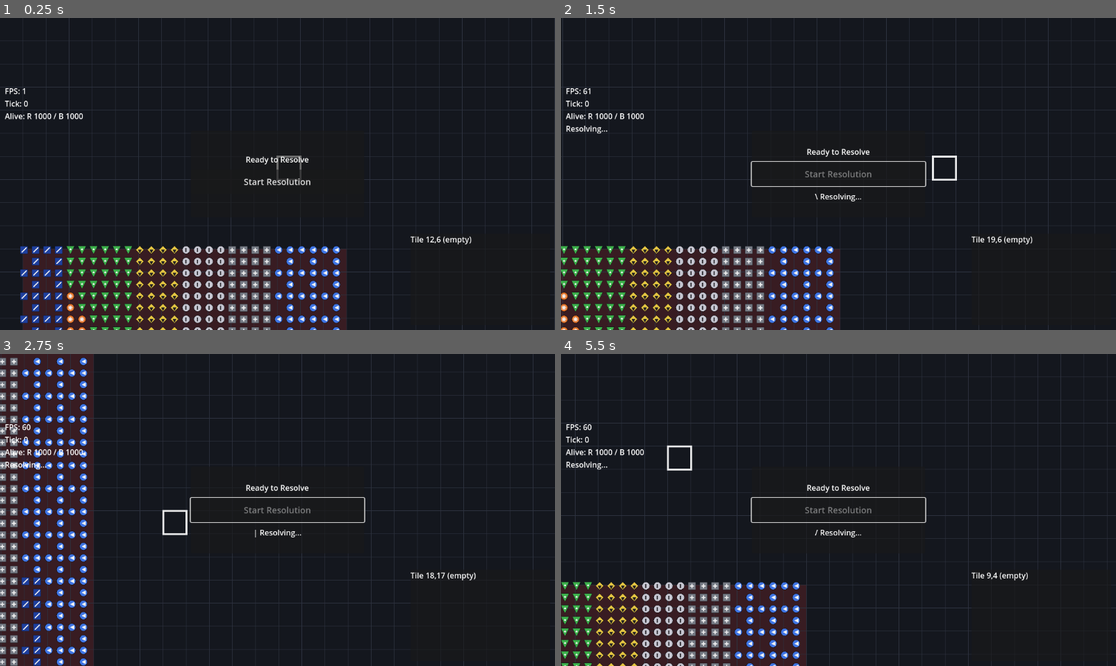
Above: before the commit, frames 1-4 (two rows, left to right).
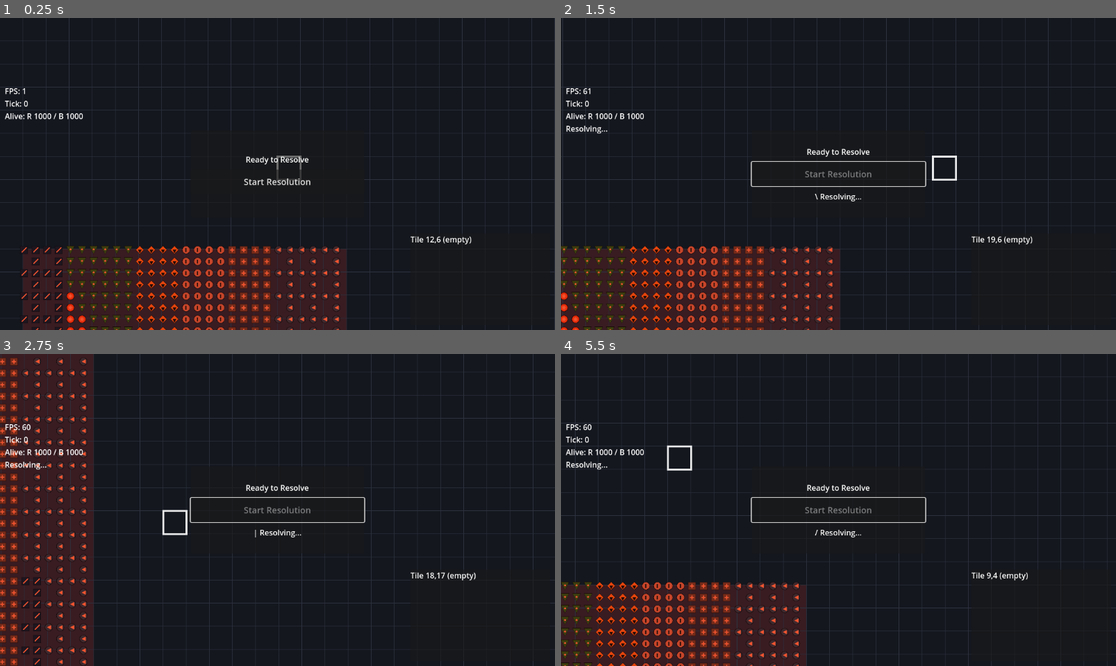
Above: after the commit, the same moments.

Repository: saykrikan-krap/battle-prototype-scale-test-godot
Game: Godot game, scene res://scenes/Main.tscn
Same seed, same stepped clock (60 frames per second), same inputs: the game is played once before the commit and once after it.
Inputs (mouse positions are in pixels of both pictures, inside the frame that each line leads up to):
- Up to frame 1 (0.25 s): no input
- Up to frame 2 (1.5 s): click "Start Resolution" at 0.5 s; tap Enter at 1.25 s; move the mouse to (960, 158) at 1.27 s; hold D from 1.28 s (still down); click (960, 158) at 1.42 s
- Up to frame 3 (2.75 s): tap Space at 1.52, 2.27 s; move the mouse to (166, 525) at 2.02 s; release D at 2.03 s; hold S from 2.03 s (still down)
- Up to frame 4 (5.5 s): move the mouse to (894, 441) at 2.77 s; release S at 2.78 s; hold D 2.78-3.53 s; move the mouse to (810, 572) at 3.52 s; hold W 3.53-4.28 s; click (810, 572) at 3.67 s; tap Space at 3.77, 4.52, 5.27 s; move the mouse to (1005, 556) at 4.27 s; hold A from 4.28 s (still down); move the mouse to (672, 463) at 5.02 s

The runs differ from the first frame. In frame 1, 5.1% of the frame differs, in the area x 3-62%, y 73-100%; in frame 2, 4.3%; in frame 3, 5.1%, in the area x 0-16%, y 1-100%; in frame 4, 3.8%.

Commit message:
Make melee flash more visible

Diff:
--- a/replayer/battle_replayer.gd
+++ b/replayer/battle_replayer.gd
@@ -214,7 +214,7 @@
 		BattleConstants.EventType.MELEE_ATTACK_RESOLVED:
 			var attacker_id = event_log.a[index]
 			if attacker_id >= 0 and attacker_id < last_attack_tick.size():
-				last_attack_tick[attacker_id] = event_log.ticks[index]
+				last_attack_tick[attacker_id] = current_tick
 		BattleConstants.EventType.PROJECTILE_FIRED:
 			var pid = event_log.a[index]
 			var p_type = event_log.b[index]
--- a/replayer/battle_view.gd
+++ b/replayer/battle_view.gd
@@ -270,9 +270,12 @@
 		var idx = type_offsets[t]
 		type_offsets[t] = idx + 1
 		var color = Color(1, 1, 1, 1)
-		if replayer.last_attack_tick.size() == unit_count and replayer.last_attack_tick[id] == replayer.current_tick:
-			if replayer.tick_alpha() < 0.5:
-				color = Color(1.0, 0.95, 0.6, 1.0)
+		if replayer.last_attack_tick.size() == unit_count:
+			var flash_age = (float(replayer.current_tick) + replayer.tick_alpha()) - float(replayer.last_attack_tick[id])
+			if flash_age >= 0.0 and flash_age <= 1.0:
+				var blink = fmod(flash_age * 4.0, 2.0) < 1.0
+				if blink:
+					color = Color(1.0, 0.35, 0.2, 1.0)
 
 		var transform = Transform2D.IDENTITY
 		transform = transform.scaled(Vector2(unit_pixel_size, unit_pixel_size))
